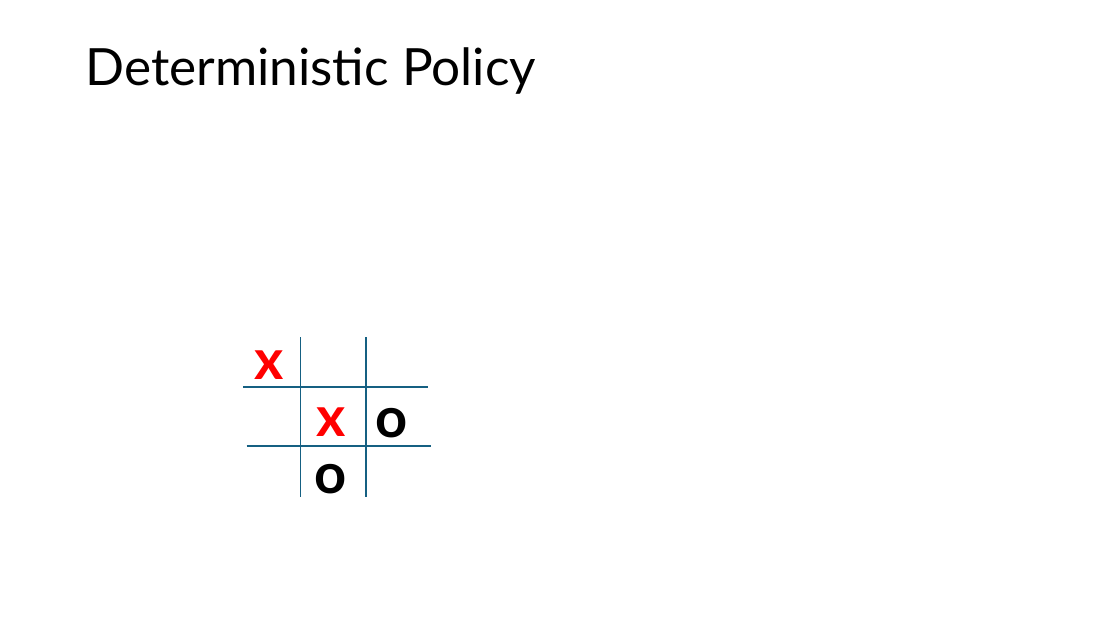
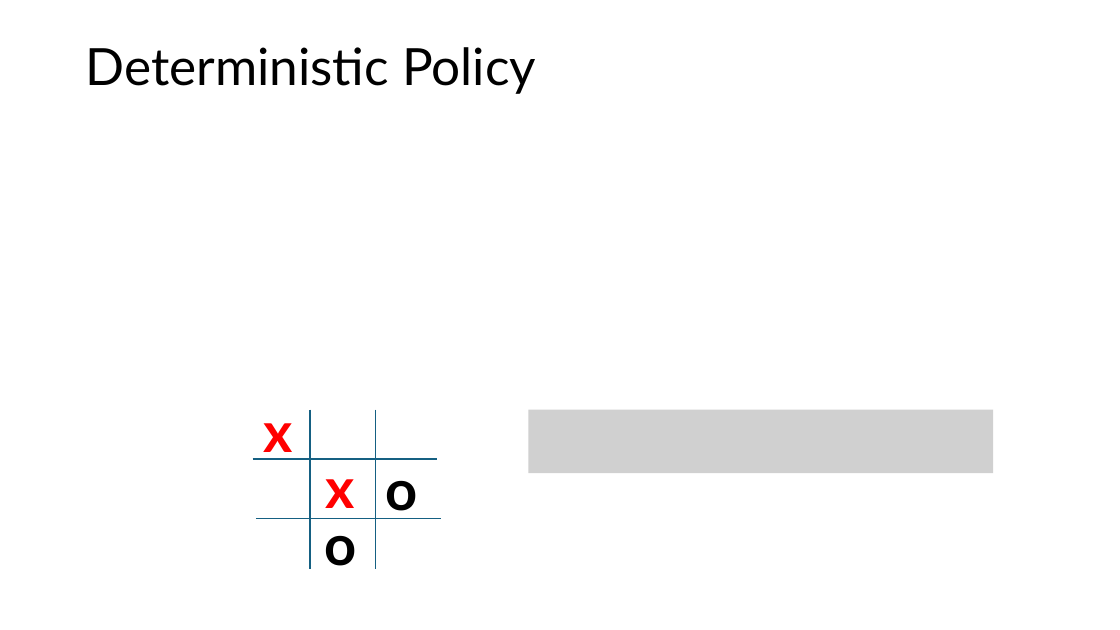
Before and after one commit to mhahsler/Introduction_to_Reinforcement_Learning, a slide deck: slide 25 of slides/Lecture_Chapter01.pptx. Drawn at 1120x630 pixels with LibreOffice and Linux fonts; fonts in the diff are those of the drawing; grey boxes stand for pictures. Boxes give left, top, right and bottom in pixels: in the first picture for what was removed or moved away, otherwise in the second. Text is boxed around its words. In the diff, an @@ line names an element or a change of style, - is before the commit and + after.

```diff
--- a/slides/Lecture_Chapter01.pptx
+++ b/slides/Lecture_Chapter01.pptx
@@ picture added at bbox=[528, 410, 993, 474] @@
@@ text "x" rewrapped from bbox=[316, 387, 345, 446] to bbox=[325, 479, 354, 519] @@
@@ line moved from (244, 387) - (429, 387) to (253, 460) - (438, 460) @@
@@ 3 texts, 3 lines: place and size @@
-3 texts, 3 lines at bbox=[246, 338, 431, 497]
+3 texts, 3 lines at bbox=[256, 410, 440, 569]
```
Also in this commit, not shown: 17 other slides changed, 1 other file.
